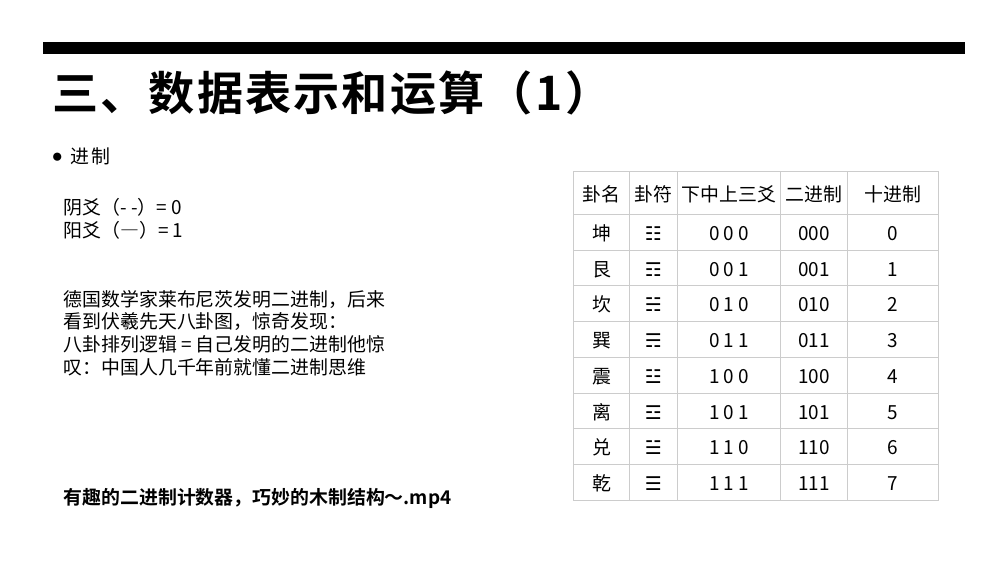
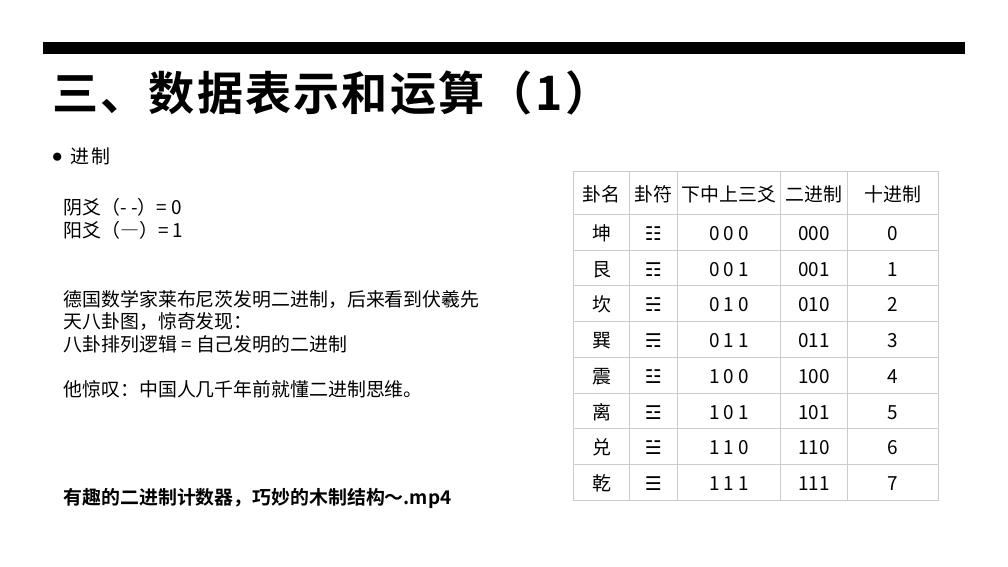
Before and after one commit to panxibei/writing, a slide deck: slide 11 of 44_心理学/21_浥尘伙伴社团独家密训课程：计算机编程开门课/浥尘伙伴社团原创：计算机编程开门课.pptx. Drawn at 1008x567 pixels with LibreOffice and Linux fonts; fonts in the diff are those of the drawing. Boxes give left, top, right and bottom in pixels: in the first picture for what was removed or moved away, otherwise in the second. Text is boxed around its words. In the diff, an @@ line names an element or a change of style, - is before the commit and + after.

```diff
--- a/44_心理学/21_浥尘伙伴社团独家密训课程：计算机编程开门课/浥尘伙伴社团原创：计算机编程开门课.pptx
+++ b/44_心理学/21_浥尘伙伴社团独家密训课程：计算机编程开门课/浥尘伙伴社团原创：计算机编程开门课.pptx
@@ text at (64,335,423,398): text changed @@
-八卦排列逻辑 = 自己发明的二进制他惊叹：中国人几千年前就懂二进制思维
+八卦排列逻辑 = 自己发明的二进制
+他惊叹：中国人几千年前就懂二进制思维。
```
Also in this commit, not shown: 23 other slides changed, 2 slides added.
